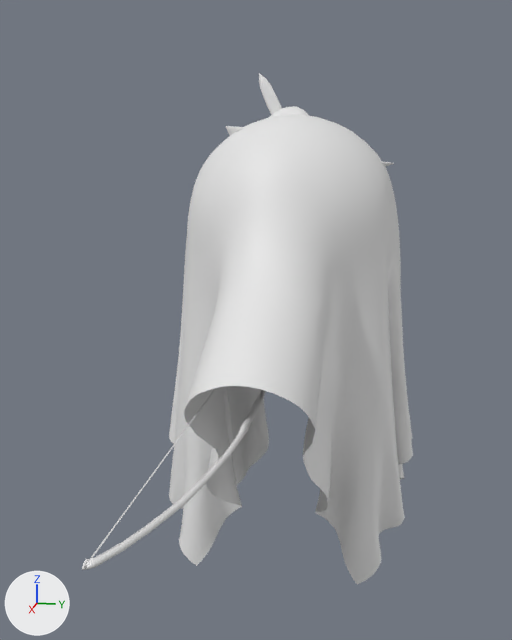
One commit to the Blender file Stuff/ghost/ghost.blend: the scene before it, then after it.
The view is the same before and after, from a 50 mm lens placed at (6.87, 1.0, 4.21), pointed at (0.59, -0.26, 2.64). Arrows for +X, +Y and +Z are at lower left; the lights stay in place.

The first picture shows 'Cylinder', 'archer_hat', 'ghost'.
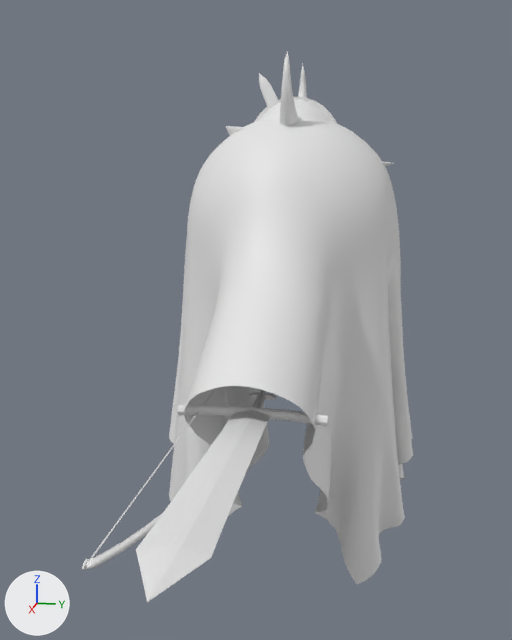
Pixel boxes [x1, y1, x2, y2] of what changed, in the pictures (512 x 640 px):
'sword', shown
    after: [136, 393, 328, 602]
'helmet', shown
    after: [254, 51, 337, 127]

What changed in the scene script:
```text
Change ob_helmet:
    remove ob_helmet.hide_viewport = True
    ob_helmet.location: (0.0, 0.0, 0.0) -> (0.0, 0.0, 4.07)
    ob_helmet.rotation_euler: (0.0, 0.0, 0.0) -> (0.0000922, 0.0032, 0.016)  # degrees (0, 0, 0) -> degrees (0, 0.2, 0.9)
Change ob_sword:
    remove ob_sword.hide_viewport = True
    ob_sword.location: (0.0, 0.0, 0.0) -> (2.02, 0.0, 2.28)
    ob_sword.rotation_euler: (0.0, 0.0, 0.0) -> (0.0, 0.0, -1.571)  # degrees (0, 0, 0) -> degrees (0, 0, -90)
```
